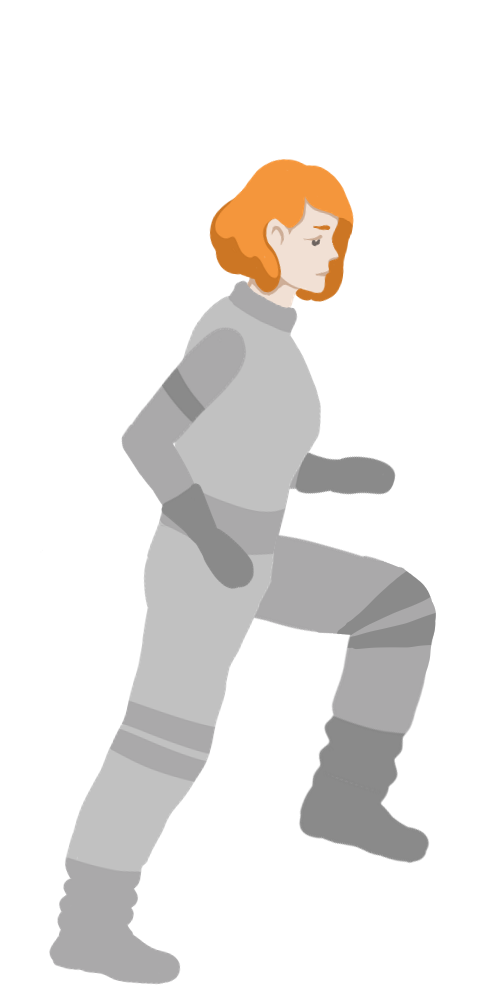
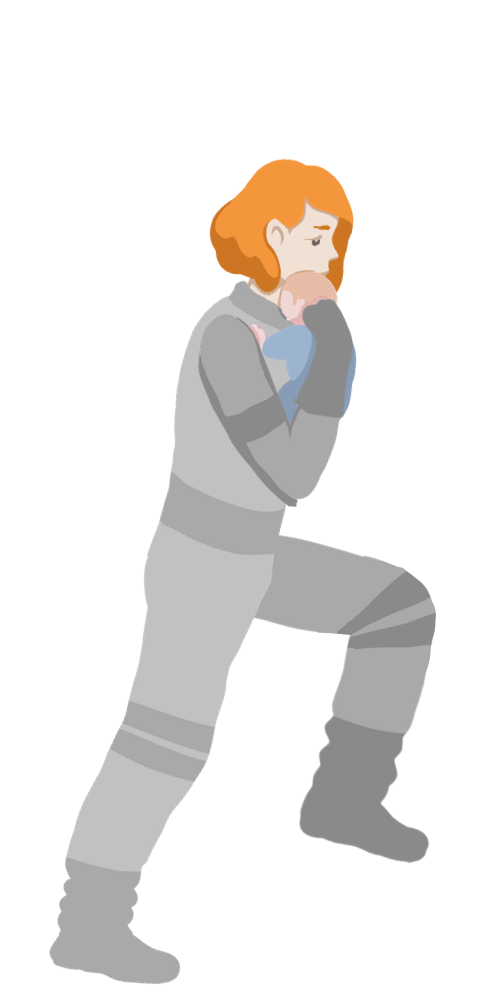
Revision of a layered 500x1000 image; what changed, layer by layer:
hid "Layer 15" (3rd of 6, in "jumping") over bbox(42, 272, 294, 589)
added group "arm with kiddo" (3rd of 3, in "jumping") with 2 layers in group "jumping" over bbox(121, 269, 396, 524)
added layer "reka trzyma dziecko" (3rd of 3, in "jumping" › "arm with kiddo") in group "arm with kiddo" over bbox(121, 269, 396, 524)
added layer "dziecko" (3rd of 4, in "jumping" › "arm with kiddo") in group "arm with kiddo" over bbox(222, 269, 373, 458)
hid "Layer 16" (3rd of 6, in "jumping") over bbox(183, 384, 396, 512)
